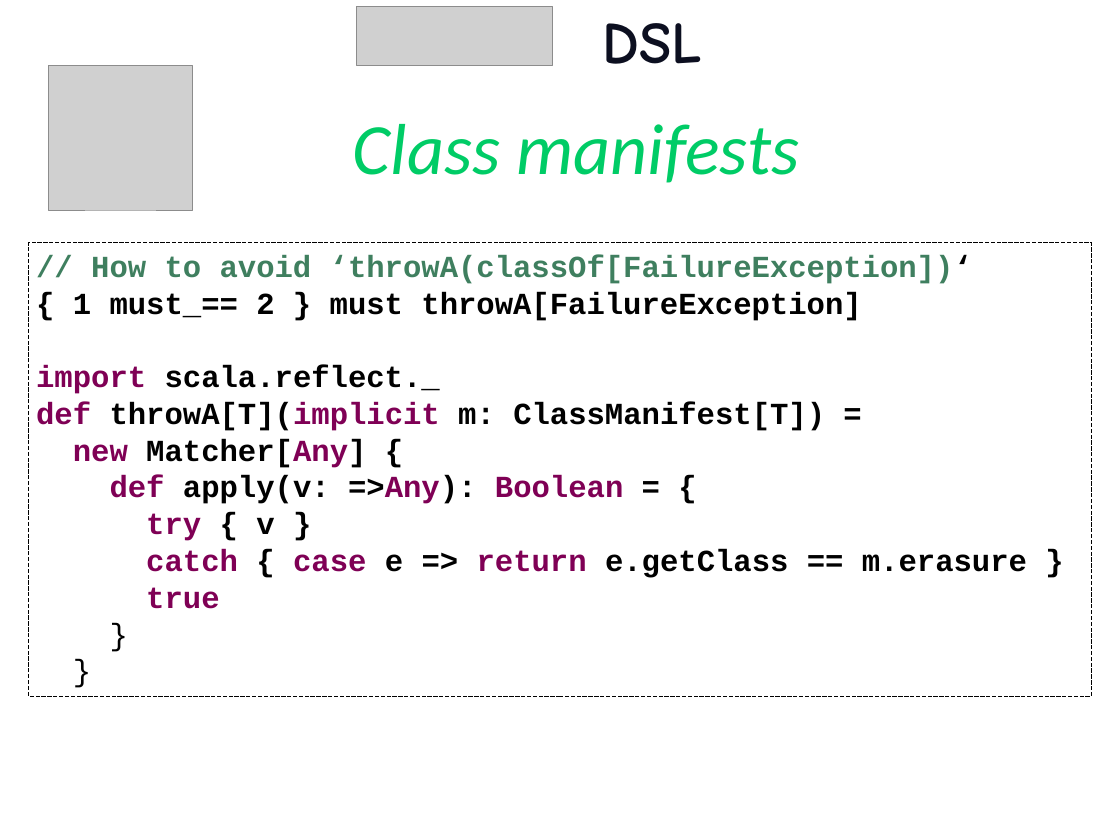
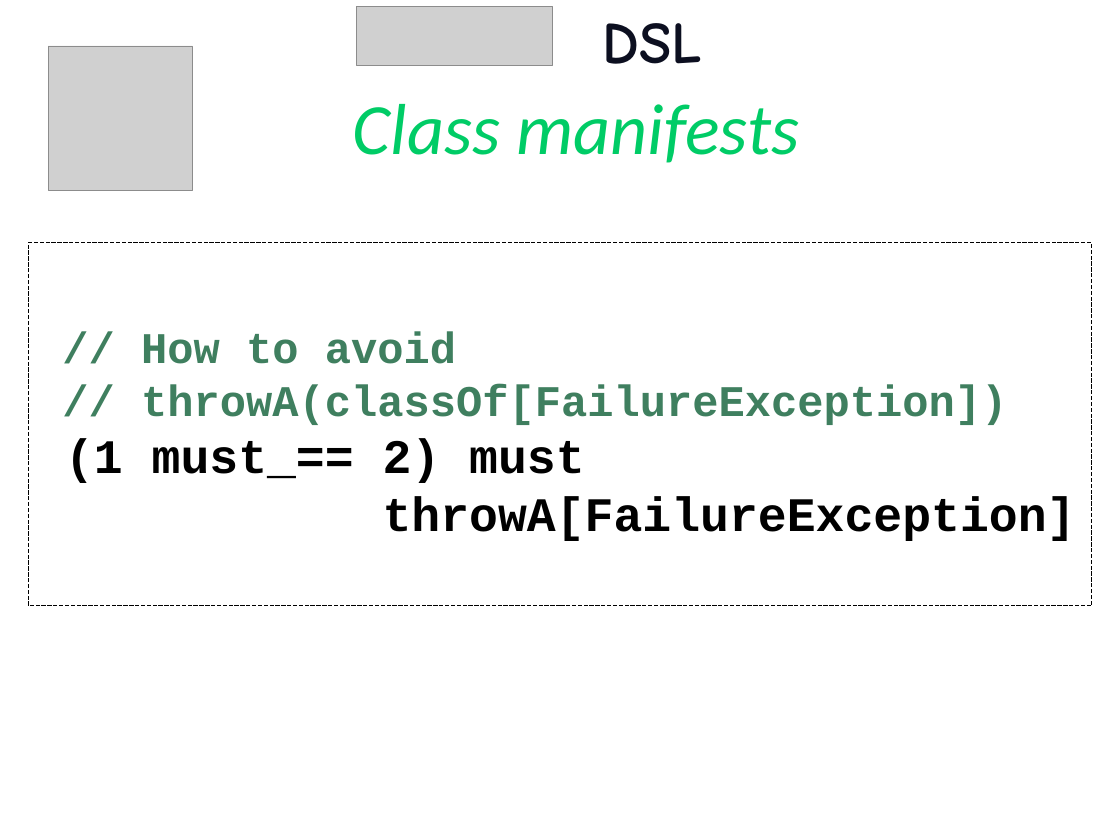
Before and after one commit to etorreborre/oscon-2010, a slide deck: slide 64 of src/main/resources/oscon_2010_specs.pptx (slide 60 before the commit). Drawn at 1120x840 pixels with LibreOffice and Linux fonts; fonts in the diff are those of the drawing; grey boxes stand for pictures; background and template pictures are left out. Boxes give left, top, right and bottom in pixels: in the first picture for what was removed or moved away, otherwise in the second. Text is boxed around its words. In the diff, an @@ line names an element or a change of style, - is before the commit and + after.

```diff
--- a/src/main/resources/oscon_2010_specs.pptx
+++ b/src/main/resources/oscon_2010_specs.pptx
@@ picture: place and size @@
-picture at bbox=[48, 65, 192, 210]
+picture at bbox=[48, 46, 192, 190]
@@ text "Class manifests": place and size @@
-text "Class manifests" at bbox=[353, 124, 800, 183]
+text "Class manifests" at bbox=[353, 104, 800, 163]
@@ rectangle "// How to avoid": place and size @@
-rectangle "// How to avoid" at bbox=[28, 243, 1092, 696]
+rectangle "// How to avoid" at bbox=[28, 243, 1092, 606]
@@ text in rectangle at bbox=[65, 333, 1076, 541]: text changed; size 28 to 40 pt; text colour #000000 to #3F7F5F @@
-// How to avoid ‘throwA(classOf[FailureException])‘
-{ 1 must_== 2 } must throwA[FailureException]
-import scala.reflect._
-def throwA[T](implicit m: ClassManifest[T]) =
-new Matcher[Any] {
-def apply(v: =>Any): Boolean = {
-try { v }
-catch { case e => return e.getClass == m.erasure }
-true
-}
-}
+// How to avoid
+// throwA(classOf[FailureException])
+(1 must_== 2) must
+throwA[FailureException]
```
Also in this commit, not shown: 32 other slides changed, 5 slides added.
